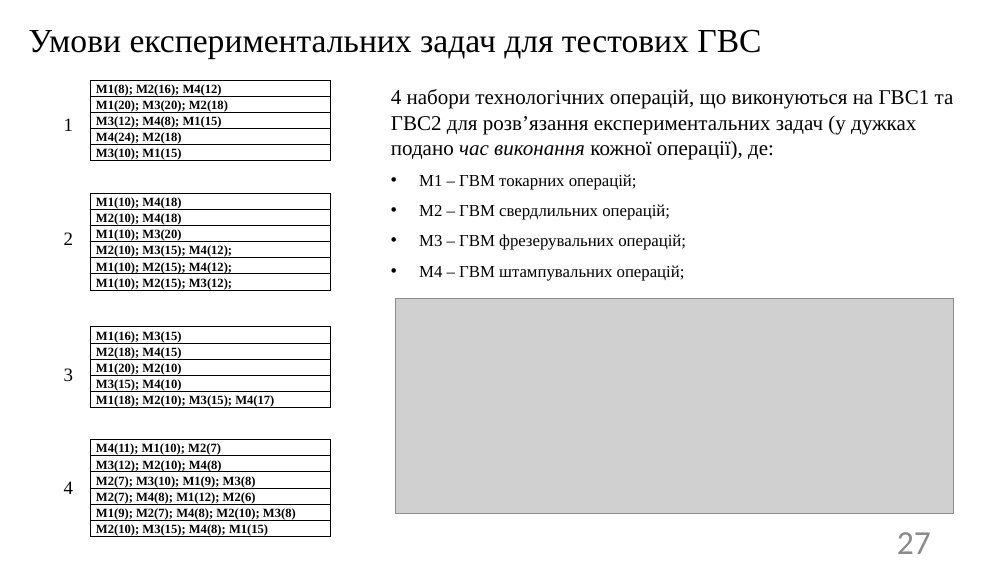
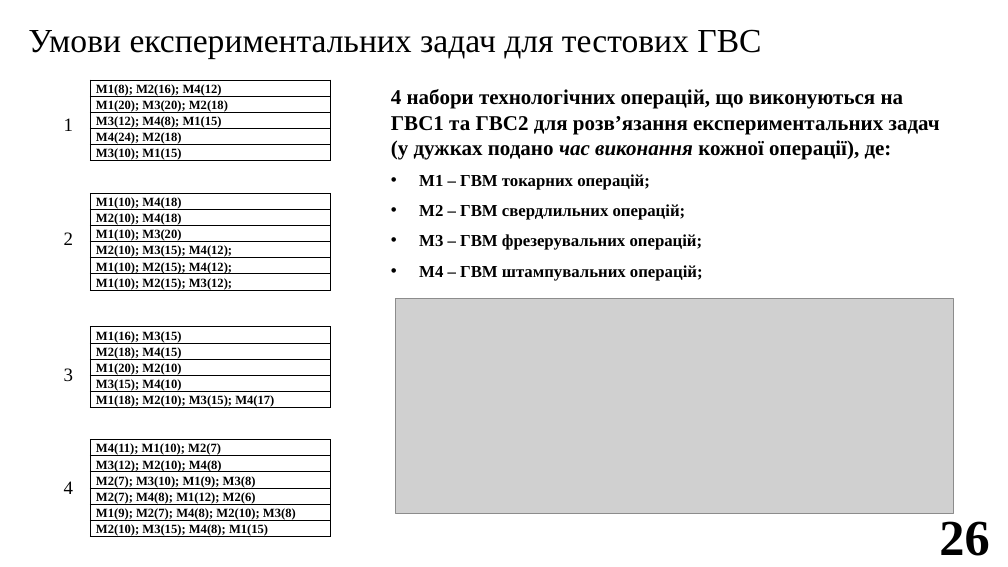
Before and after one commit to SPS-ik/diss, a slide deck: slide 26 of !pres.pptx (slide 27 before the commit). Drawn at 1008x567 pixels with LibreOffice and Linux fonts; fonts in the diff are those of the drawing; grey boxes stand for pictures. Boxes give left, top, right and bottom in pixels: in the first picture for what was removed or moved away, otherwise in the second. Text is boxed around its words. In the diff, an @@ line names an element or a change of style, - is before the commit and + after.

```diff
--- a/!pres.pptx
+++ b/!pres.pptx
@@ text "4 набори технологічних операцій, що ..." at (391,89,940,281): bold on @@
@@ page number removed at (897,532,931,554) @@
-27
@@ page number added at (939,521,989,556), 48 pt, text #000000, bold @@
+26
```
Also in this commit, not shown: 28 other slides changed, 1 slide added, 1 slide removed.
